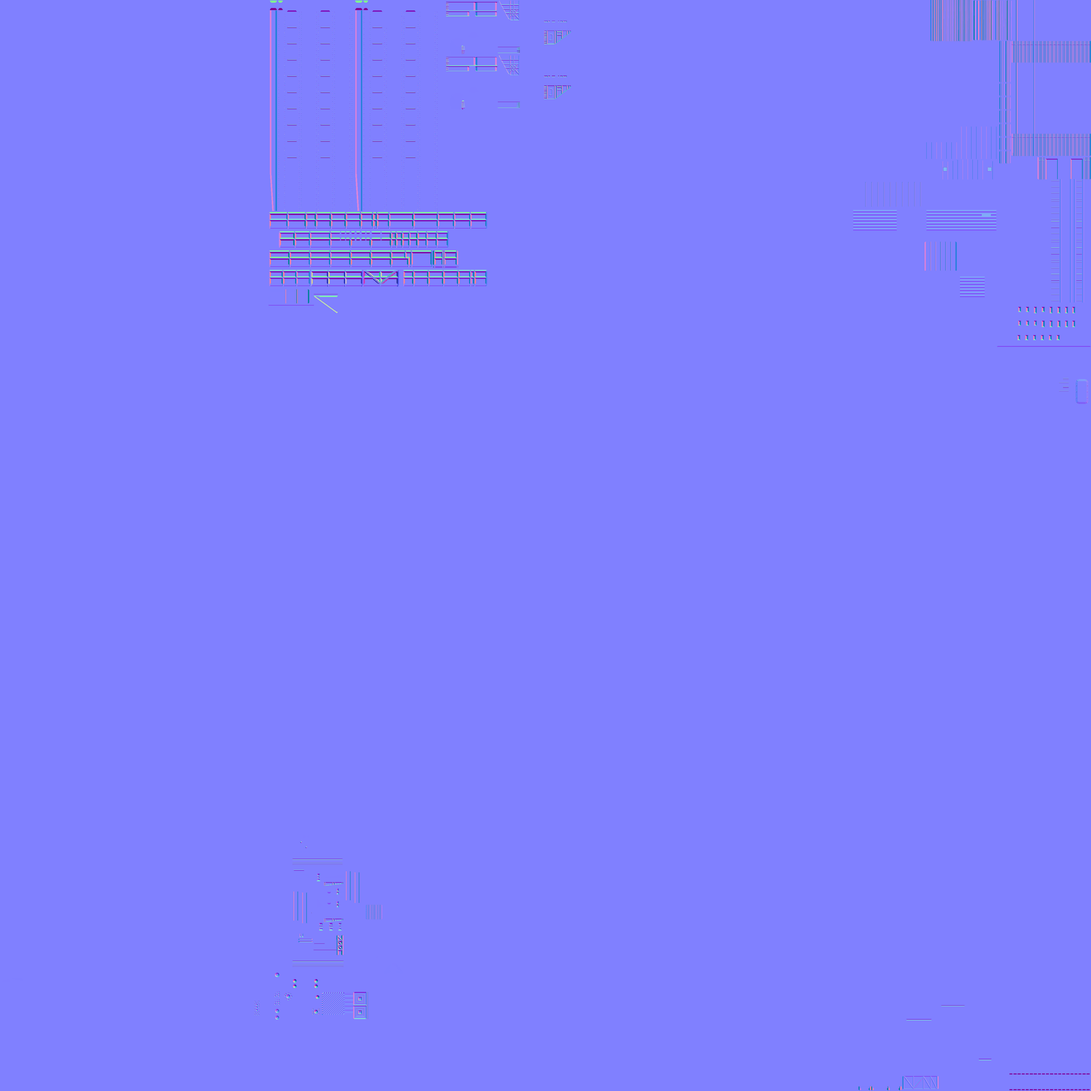
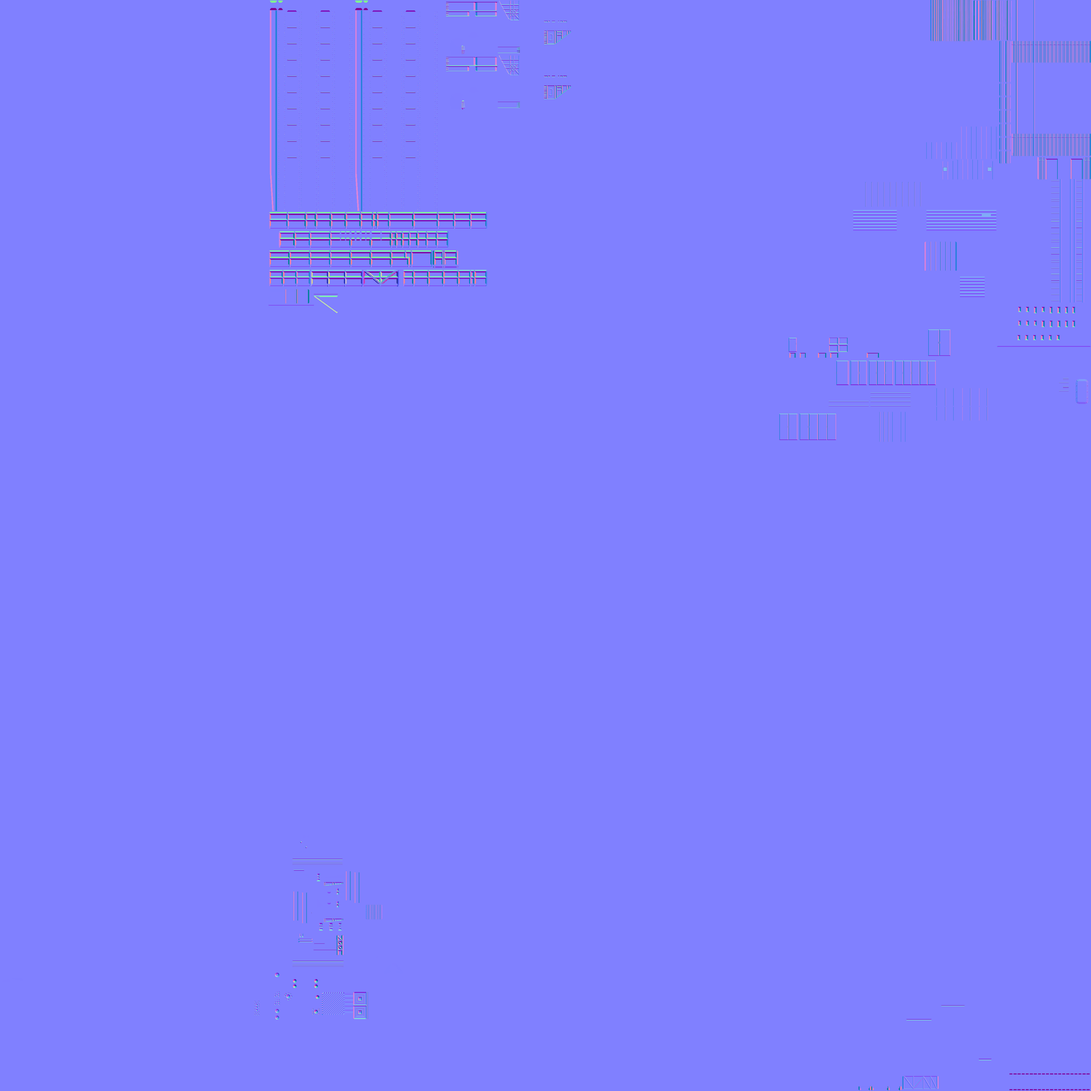
Layers edited between the first and the second 1091 x 1091 image:
painted on "bake_4096.png" over [779, 329, 989, 443]
